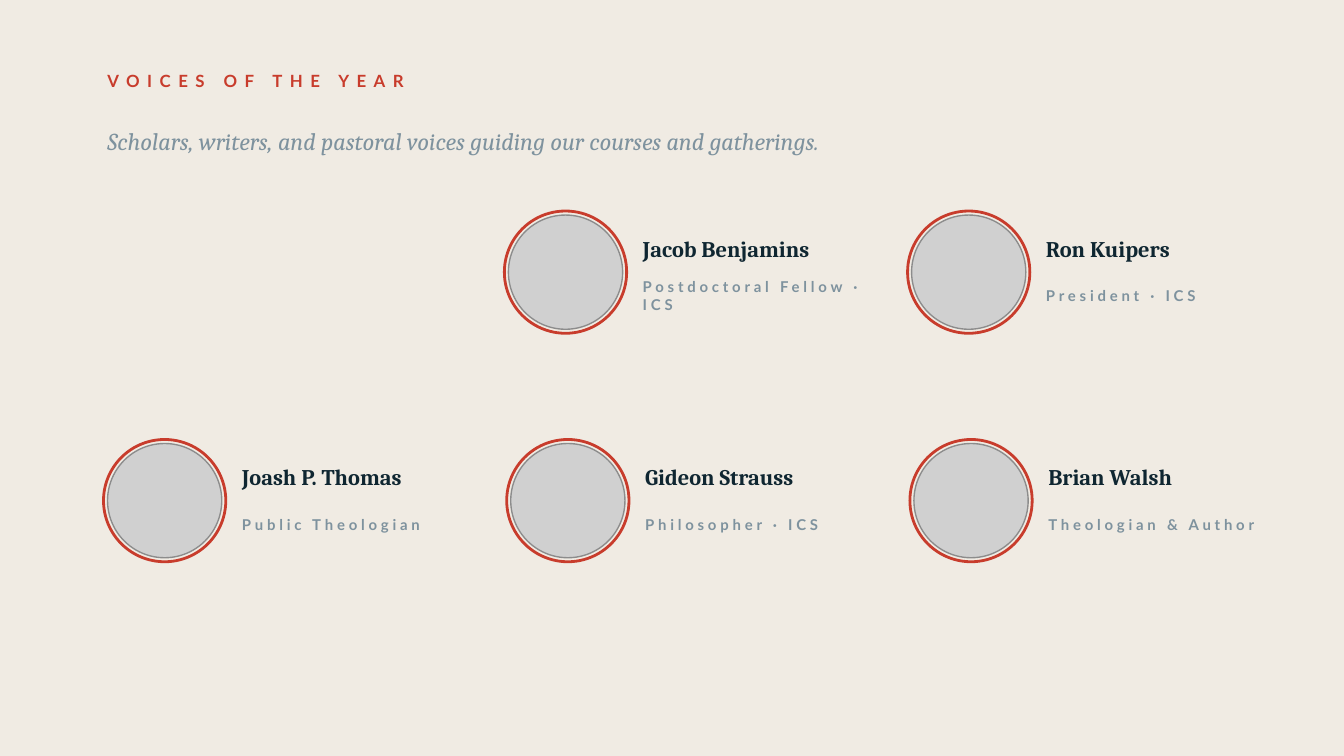
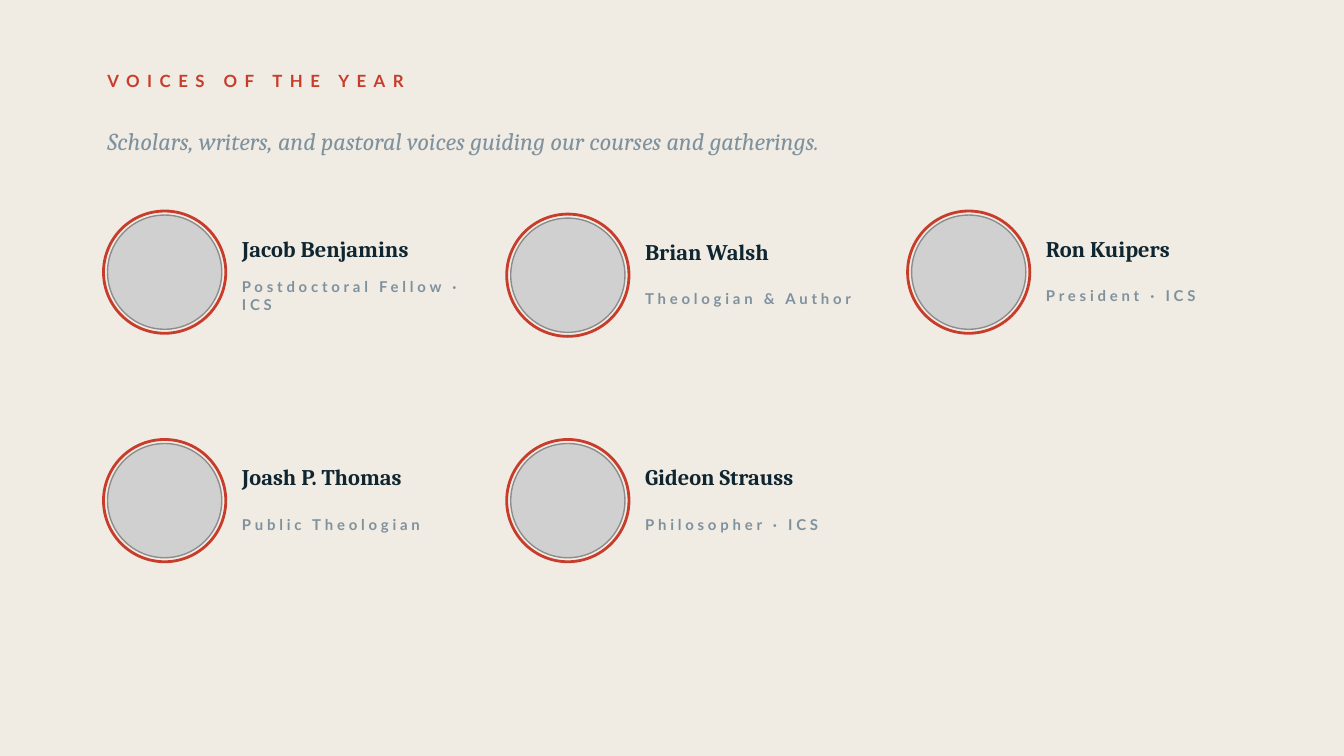
Before and after one commit to ics-communications/f2bf, a slide deck: slide 12 of F2BF-Presentation.pptx. Drawn at 1344x756 pixels with LibreOffice and Linux fonts; fonts in the diff are those of the drawing; grey boxes stand for pictures. Boxes give left, top, right and bottom in pixels: in the first picture for what was removed or moved away, otherwise in the second. Text is boxed around its words. In the diff, an @@ line names an element or a change of style, - is before the commit and + after.

```diff
--- a/F2BF-Presentation.pptx
+++ b/F2BF-Presentation.pptx
@@ 2 texts, 1 picture, 1 ellipse moved together from (x1=504, y1=211, x2=842, y2=333) to (x1=103, y1=211, x2=441, y2=333) @@
@@ 2 texts, 1 picture, 1 ellipse moved together from (x1=910, y1=439, x2=1255, y2=562) to (x1=507, y1=214, x2=851, y2=336) @@
```
Also in this commit, not shown: 1 other slide changed.
